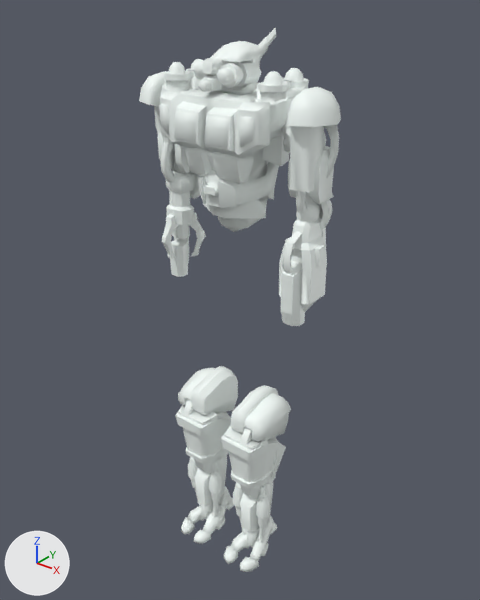
One commit to the COLLADA model Objects3d/strikecom_4.dae: the scene before it, then after it.
One viewpoint serves both versions: a 50 mm lens placed at (78.8, -98.0, 78.9), pointed at (-0.6, 1.4, 17.3). Arrows for +X, +Y and +Z are at lower left; the lights stay in place. Where no turn or scale is listed for an object, it has been applied to the vertices.

In view in the first picture: 'ArmLeft', 'ArmRight', 'AssLeft', 'AssRight', 'Breast', 'CalfLeft', 'CalfRight', 'FootLeft', 'FootRight', 'Gun', 'Head', 'HipLeft', 'HipRight', 'Stomach'.
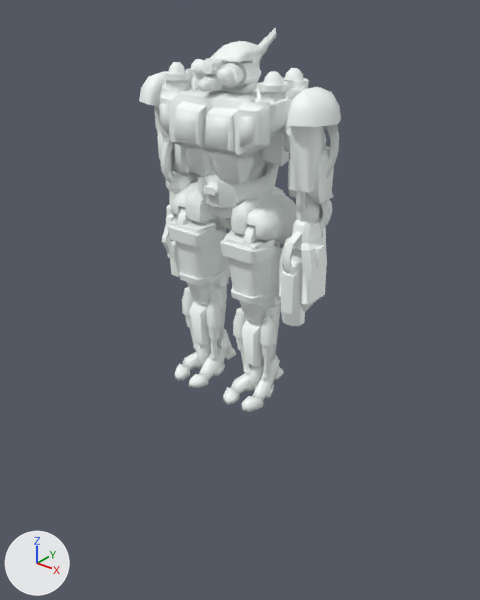
Where the newer file only moved an object's origin or applied its transform, the numbers keep the older frame.

Where the change shows, as pixel boxes (x1, y1, x2, y2) in the pictures (480 x 600 px):
'HipLeft', moved: before (221, 425, 286, 488); after (220, 225, 283, 304)
'HipRight', moved: before (175, 400, 231, 463); after (167, 207, 231, 285)
'AssLeft', moved: before (231, 385, 291, 442); after (231, 187, 297, 244)
'CalfLeft', moved: before (233, 475, 276, 542); after (233, 294, 281, 381)
'CalfRight', moved: before (188, 450, 229, 516); after (182, 276, 229, 360)
'AssRight', moved: before (178, 366, 238, 415); after (170, 181, 226, 228)
'FootRight', moved: before (181, 486, 234, 544); after (175, 329, 236, 388)
'FootLeft', moved: before (224, 515, 277, 573); after (223, 354, 284, 412)
'HandRight', unchanged, covered by the edit: before (166, 171, 201, 240); after (166, 171, 201, 218)

Diff of the bpy script that builds the scene:
```diff
--- a/Objects3d/strikecom_4.dae.py
+++ b/Objects3d/strikecom_4.dae.py
@@ ob_assright @@
 ob_assright = bpy.data.objects.new('AssRight', me_cylinder_007)
-ob_assright.location = (-6.8, -0.5, -6.6)
+ob_assright.location = (-6.4, -0.5, 38.7)
@@ ob_hipright @@
 ob_hipright = bpy.data.objects.new('HipRight', me_cylinder_000)
-ob_hipright.location = (-8.5, -3.2, -9.0)
+ob_hipright.location = (-8.0, -3.2, 36.3)
@@ ob_calfright @@
 ob_calfright = bpy.data.objects.new('CalfRight', me_cylinder_001)
-ob_calfright.location = (-7.2, -0.4, -24.1)
+ob_calfright.location = (-6.8, -0.4, 21.2)
@@ ob_footright @@
 ob_footright = bpy.data.objects.new('FootRight', me_cylinder_012)
-ob_footright.location = (-6.8, -0.6, -38.5)
+ob_footright.location = (-6.4, -0.6, 6.8)
@@ ob_assleft @@
 ob_assleft = bpy.data.objects.new('AssLeft', me_cylinder_021)
-ob_assleft.location = (6.5, -0.5, -6.6)
+ob_assleft.location = (6.9, -0.5, 38.7)
@@ ob_hipleft @@
 ob_hipleft = bpy.data.objects.new('HipLeft', me_cylinder_024)
-ob_hipleft.location = (8.1, -3.2, -9.0)
+ob_hipleft.location = (8.6, -3.2, 36.3)
@@ ob_calfleft @@
 ob_calfleft = bpy.data.objects.new('CalfLeft', me_cylinder_025)
-ob_calfleft.location = (6.9, -0.4, -24.1)
+ob_calfleft.location = (7.4, -0.4, 21.2)
@@ ob_footleft @@
 ob_footleft = bpy.data.objects.new('FootLeft', me_cylinder_026)
-ob_footleft.location = (6.5, -0.6, -38.5)
+ob_footleft.location = (6.9, -0.6, 6.8)
```
